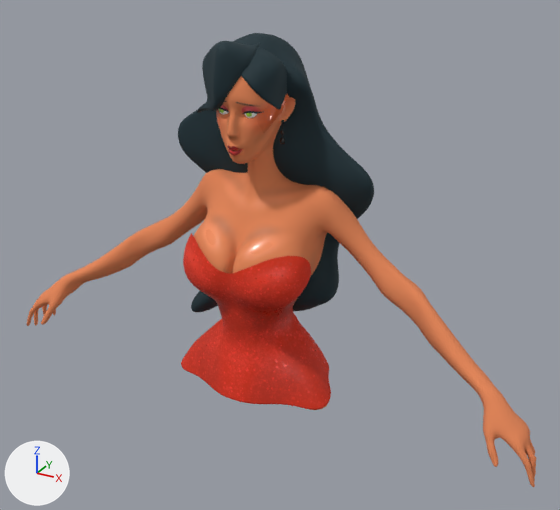
The Blender file 3D/Personajes/rig/aguirre_rig_censurada.blend, before and after one commit.
One viewpoint serves both versions: a 50 mm lens placed at (1.11, -1.904, 2.433), pointed at (0.069, -0.012, 1.487). Lighting does not change. The marker at lower left points along +X, +Y and +Z.

Names of what the first picture shows: 'Senorita_Aguirre_Pelo7', 'Señorita_Aguirre_Cuerpo_censored1:Group6620', 'Señorita_Aguirre_Vestido_censored:Group9294', 'pasted__Senorita_Aguirre_Pelo4', 'pasted__Senorita_Aguirre_Pelo6'.
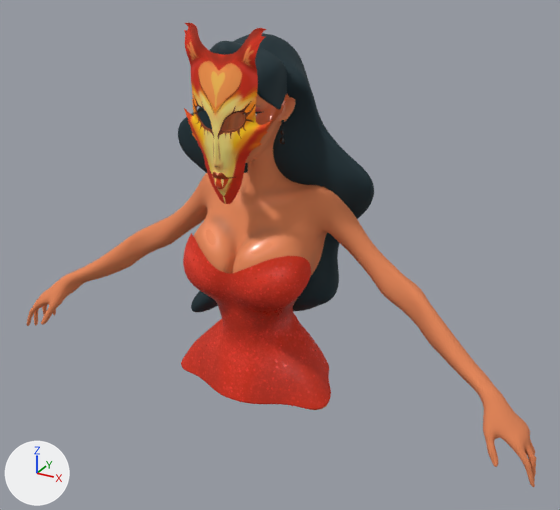
Location of each change, [x1, y1, x2, y2] in pixels of the pictures (560 x 510 px):
```json
{"object": "Mascara_Terminada:Group26310", "change": "added", "after": [184, 23, 273, 204]}
{"object": "pasted__Senorita_Aguirre_Pelo4", "change": "unchanged, covered by the edit", "before": [197, 41, 260, 113], "after": [197, 41, 243, 113]}
```

Scene script edits in JSON lines:
```json
{"op": "add", "block": "img_standardsurface1_base_color_utility___srgb___texture_png", "code": ["img_standardsurface1_base_color_utility___srgb___texture_png = load_image('standardSurface1_Base_color_Utility - sRGB - Texture.png', '../Texturizado/Senorita-Aguirre_Texturizado/Mascara/Texturas/standardSurface1_Base_color_Utility - sRGB - Texture.png', 1024, 1024, 'sRGB')"]}
{"op": "add", "block": "mat_material_001", "code": ["mat_material_001 = bpy.data.materials.new('Material.001')", "# uses the picture img_standardsurface1_base_color_utility___srgb___texture_png"]}
{"op": "add", "block": "me_mesh_010", "code": ["me_mesh_010 = bpy.data.meshes.new('Mesh.010')", "me_mesh_010.from_pydata(...)  # 6392 vertices, 6105 faces; spans x -0.204..0.184, y -0.337..-0.239, z 1.087..1.756", "me_mesh_010.materials.append(mat_material_001)"]}
{"op": "add", "block": "ob_mascara_terminada_group26310", "code": ["ob_mascara_terminada_group26310 = bpy.data.objects.new('Mascara_Terminada:Group26310', me_mesh_010)", "ob_mascara_terminada_group26310.location = (0.006, -0.002, 0.919)", "ob_mascara_terminada_group26310.scale = (0.715, 0.715, 0.715)"]}
```
